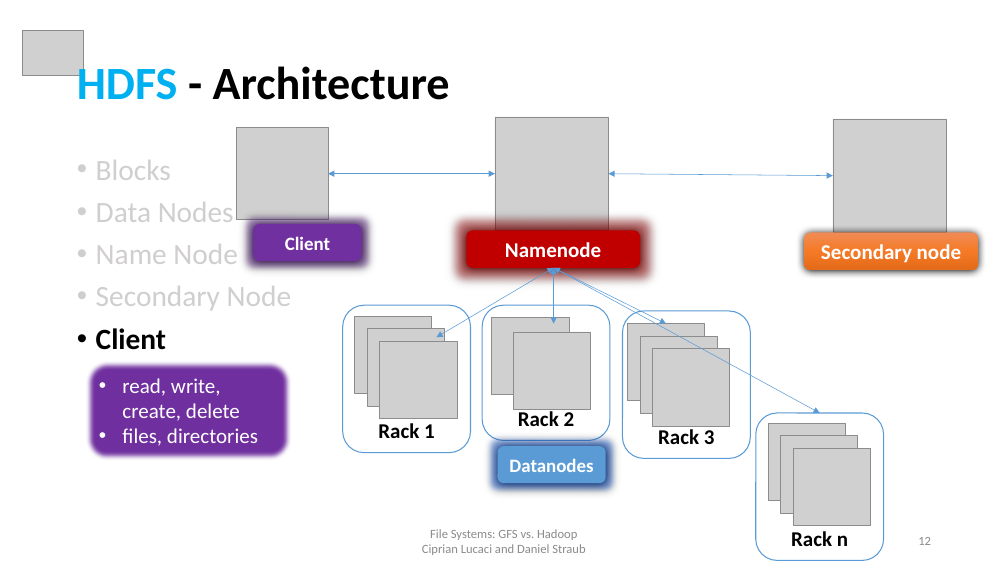
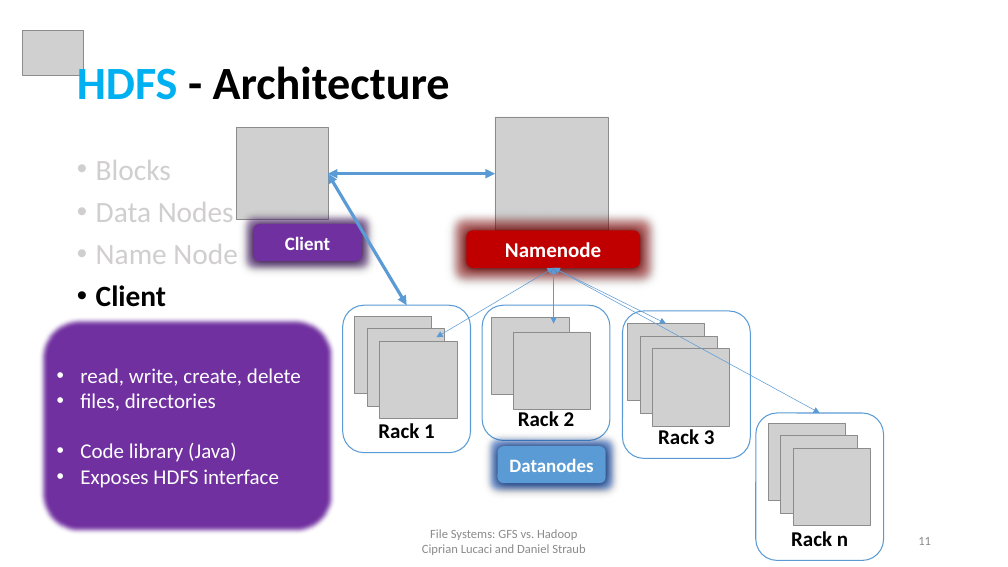
Before and after one commit to cipri7329/ss15-seminar, a slide deck: slide 11 of Presentation/DistributedFileSystems_Cipri.pptx (slide 12 before the commit). Drawn at 1008x567 pixels with LibreOffice and Linux fonts; fonts in the diff are those of the drawing; grey boxes stand for pictures; background and template pictures are left out. Boxes give left, top, right and bottom in pixels: in the first picture for what was removed or moved away, otherwise in the second. Text is boxed around its words. In the diff, an @@ line names an element or a change of style, - is before the commit and + after.

```diff
--- a/Presentation/DistributedFileSystems_Cipri.pptx
+++ b/Presentation/DistributedFileSystems_Cipri.pptx
@@ picture removed at [833,119,947,232] @@
@@ double arrow (328, 174) - (495, 174): stroke #5B9BD5 0.5 pt to #5B9BD5 3 pt @@
@@ double arrow added from (328, 174) to (407, 306), #5B9BD5 3 pt @@
@@ double arrow removed from (609, 174) to (833, 175) @@
@@ rounded rectangle removed at [805,232,979,269] @@
-Secondary node
@@ text at [96,286,291,310]: paragraph removed @@
-• Secondary Node
@@ rounded rectangle "read, write, create, delete": place and size @@
-rounded rectangle "read, write, create, delete" at [86,361,290,460]
+rounded rectangle "read, write, create, delete" at [39,317,335,534]
@@ text in rounded rectangle at [80,443,279,488]: paragraphs added @@
+• Code library (Java)
+• Exposes HDFS interface
```
Also in this commit, not shown: 6 other slides changed, 2 slides added, 4 slides removed, 14 other files.
